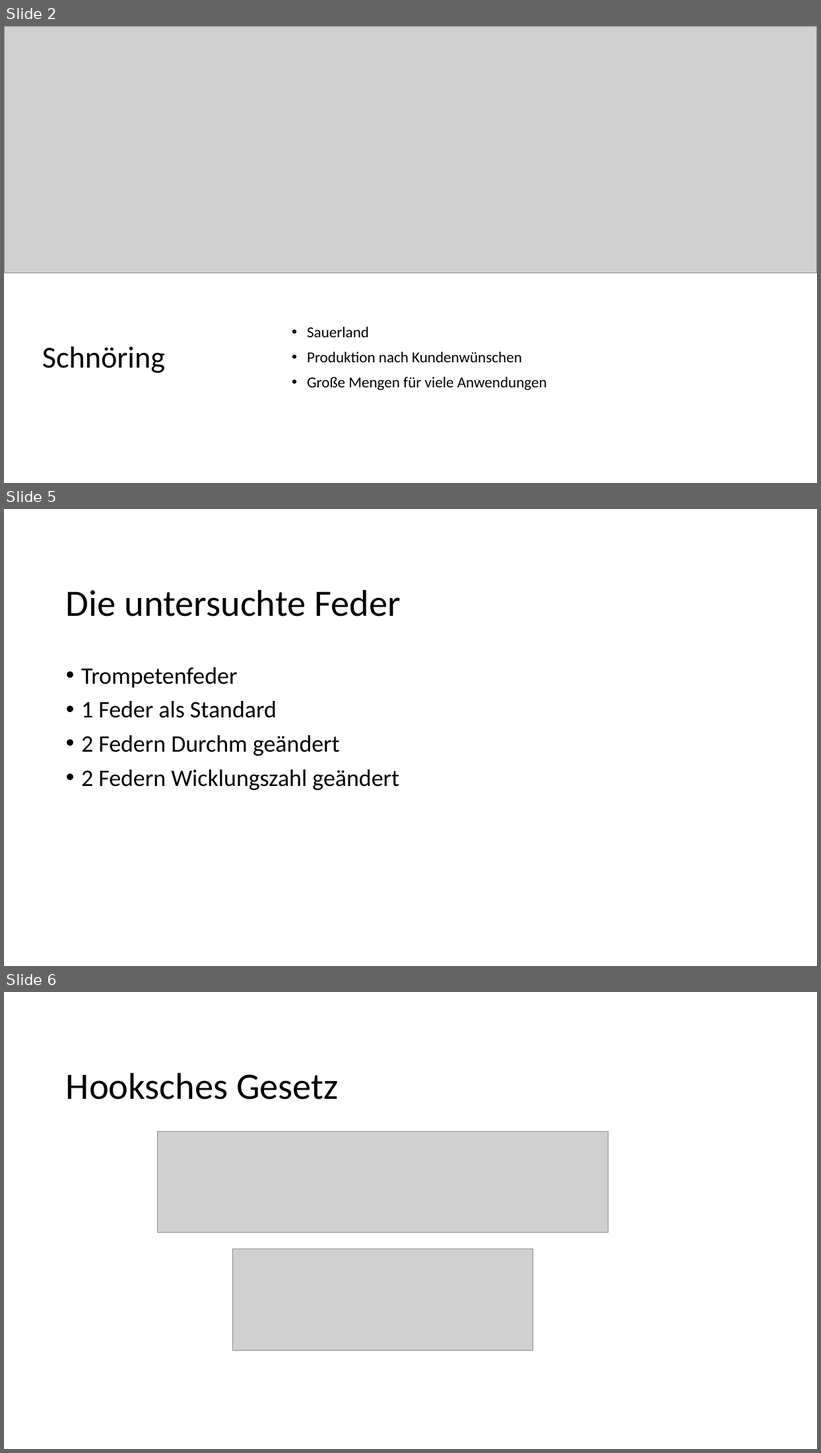
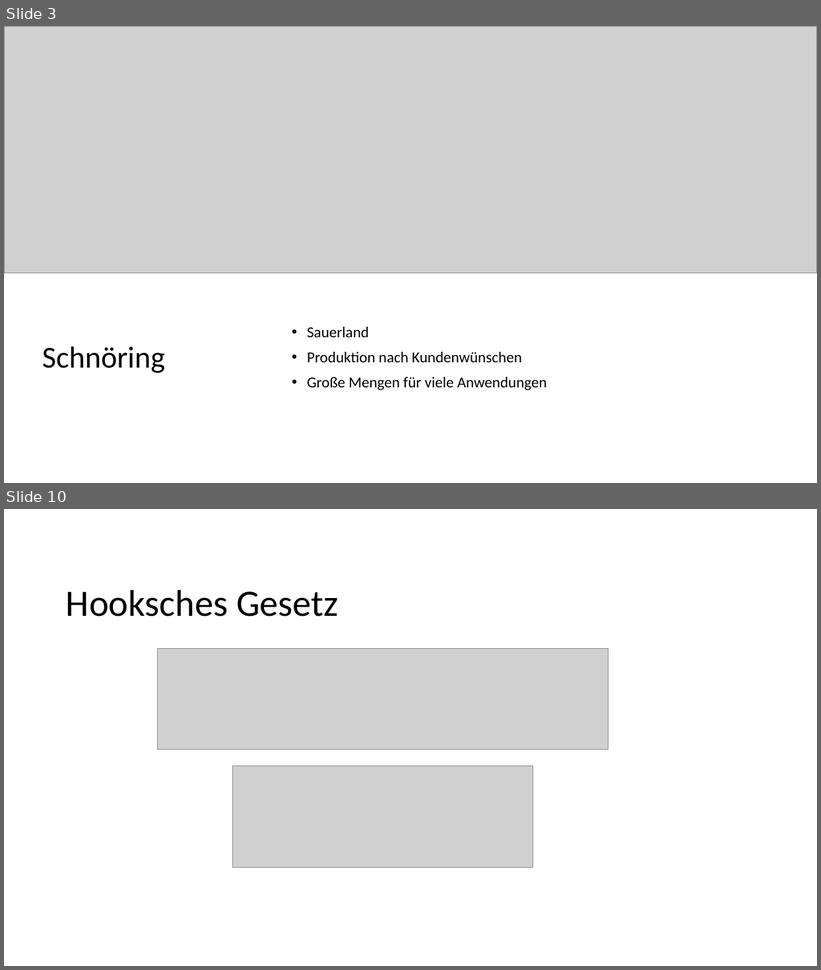
Before and after one commit to komrozik/AP2019, a slide deck: 000_Zusatzversuch/Presentation.pptx. Shown one above the other, each under a label of ours: slides 2, 5 and 6 before the commit, slides 3 and 10 after it; the slides between them are not shown. The pictures are 821x1453 and 821x970 pixels, drawn with LibreOffice and Linux fonts; fonts in the diff are those of the drawing; grey boxes stand for pictures; background and template pictures are left out. Boxes give left, top, right and bottom in pixels: in the first picture for what was removed or moved away, otherwise in the second. Text is boxed around its words. In the diff, an @@ line names an element or a change of style, - is before the commit and + after.

```diff
--- a/000_Zusatzversuch/Presentation.pptx
+++ b/000_Zusatzversuch/Presentation.pptx
@@ slide 5 removed at box(4, 509, 817, 966), background #FFFFFF @@
@@ title removed at box(66, 590, 401, 617) @@
-Die untersuchte Feder
@@ text removed at box(81, 667, 399, 790) @@
-• Trompetenfeder
-• 1 Feder als Standard
-• 2 Federn Durchm geändert
-• 2 Federn Wicklungszahl geändert
@@ what was slide 2 is now slide 3 @@
@@ what was slide 6 is now slide 10 @@
```
Also in this commit, not shown: 2 slides changed, 11 slides added, 1 other slide removed, 9 other files.
